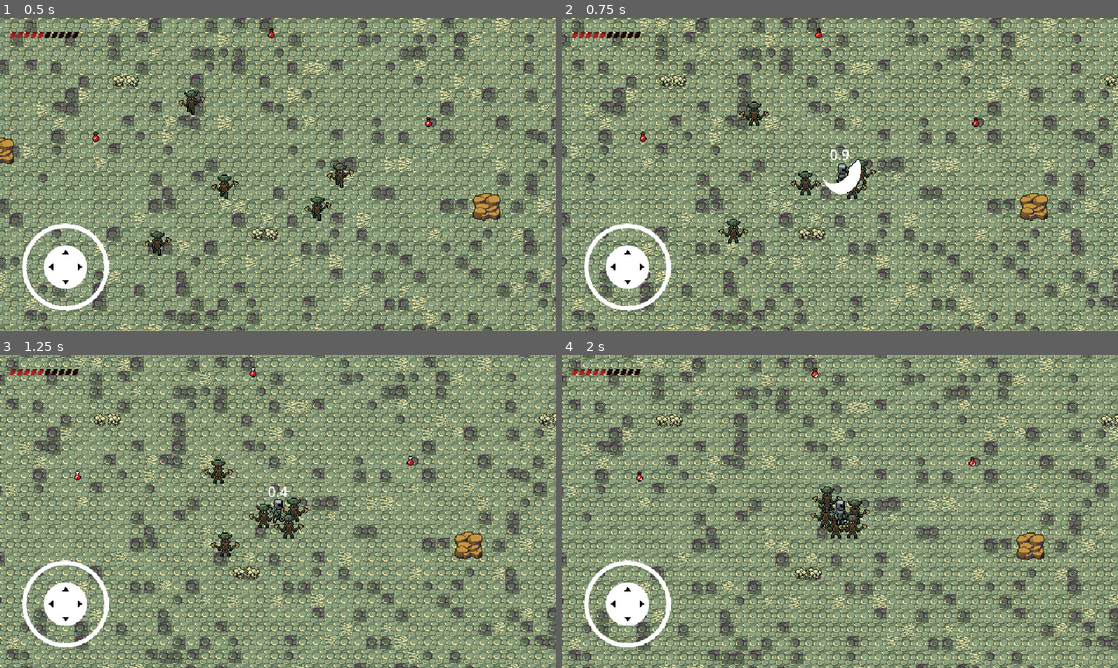
Above: before the commit, frames 1-4 (two rows, left to right).
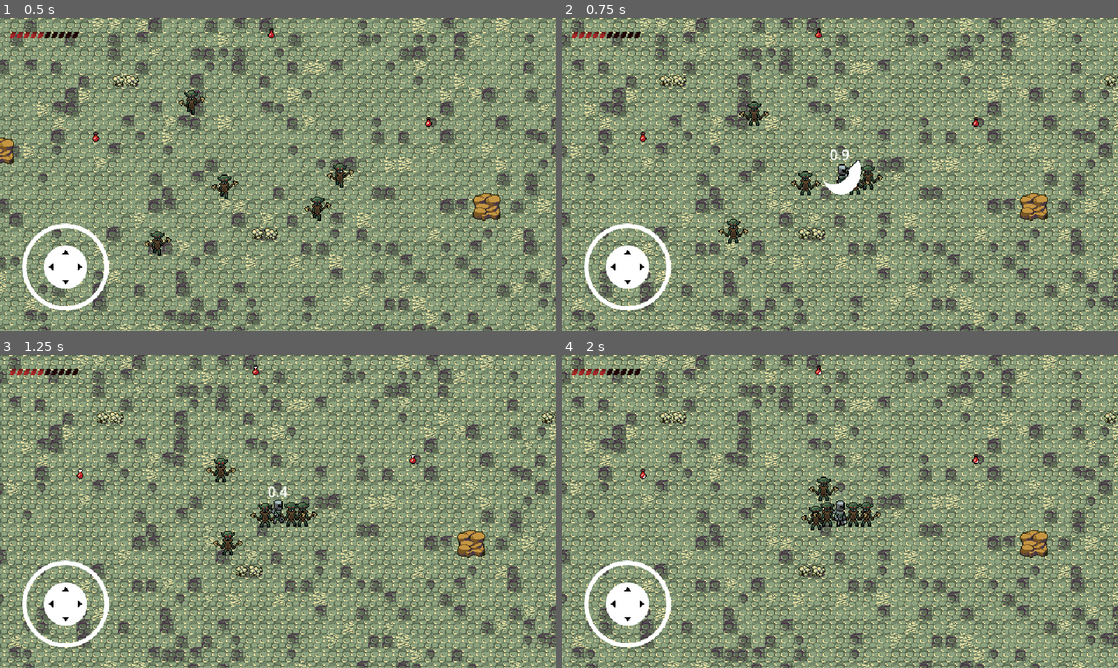
Above: after the commit, the same moments.

Repository: top-it-090304/OmskDev
Game: Godot game, scene res://scene/level/level.tscn
Two runs of this game, one before a commit and one after it. Both use one fixed random seed, a clock stepped at 60 frames per second and the inputs below.
Inputs (mouse positions are in pixels of both pictures, inside the frame that each line leads up to):
- Up to frame 1 (0.5 s): no input
- Up to frame 2 (0.75 s): move the mouse to (962, 158) at 0.52 s; hold D (move_right) from 0.53 s (still down); click (962, 158) at 0.6 s
- Up to frame 3 (1.25 s): keep holding D (move_right)
- Up to frame 4 (2 s): release D (move_right) at 1.25 s; drag from (728, 527) to (778, 473) at 1.27 s

Frame 1 is identical in both runs. In frame 2, 0.4% of the frame differs, in the area x 46-58%, y 45-58%; in frame 3, 65%, in the area x 0-100%, y 0-100%; in frame 4, 63%.

Commit message:
Изменен и улучшен способ атаки

Diff:
--- a/scene/abilities/atack_ability/atack_ability.gd
+++ /dev/null
@@ -1,6 +0,0 @@
-extends Node2D
-
-
-
-func _on_animated_sprite_2d_animation_finished() -> void:
-	queue_free()# Replace with function body.
--- a/scene/abilities/atack_ability/atack_ability.tscn
+++ b/scene/abilities/atack_ability/atack_ability.tscn
@@ -1,67 +1,51 @@
-[gd_scene load_steps=6 format=3 uid="uid://ciaqb58qc8irp"]
-
-[ext_resource type="Script" uid="uid://dotflj7aw6r6j" path="res://scene/abilities/atack_ability/atack_ability.gd" id="1_htxey"]
-
-[sub_resource type="AtlasTexture" id="AtlasTexture_sbvak"]
-region = Rect2(0, 0, 48, 48)
-
-[sub_resource type="AtlasTexture" id="AtlasTexture_wopu4"]
-region = Rect2(48, 0, 48, 48)
-
-[sub_resource type="SpriteFrames" id="SpriteFrames_jguwx"]
-animations = [{
-"frames": [{
-"duration": 0.3,
-"texture": SubResource("AtlasTexture_sbvak")
-}, {
-"duration": 0.3,
-"texture": SubResource("AtlasTexture_wopu4")
-}],
-"loop": false,
-"name": &"atack",
-"speed": 5.0
-}]
+[gd_scene load_steps=2 format=3 uid="uid://ciaqb58qc8irp"]
 
 [sub_resource type="CapsuleShape2D" id="CapsuleShape2D_2ej8v"]
-radius = 6.0
-height = 44.0
+radius = 1.0
+height = 28.0
 
 [node name="Atack_ability" type="Node2D"]
-script = ExtResource("1_htxey")
 
-[node name="AnimatedSprite2D" type="AnimatedSprite2D" parent="."]
-z_index = 1
-position = Vector2(2.38419e-07, -1.19209e-07)
-rotation = 0.633555
-sprite_frames = SubResource("SpriteFrames_jguwx")
-animation = &"atack"
-autoplay = "atack"
-frame = 1
-frame_progress = 1.0
-metadata/_aseprite_wizard_interface_config_ = {
-"layer_section": true,
-"pending_changes": {
-"embed_tex": true,
-"layers": [],
-"o_ex_p": "",
-"o_folder": "",
-"o_name": "",
-"only_visible": false,
-"scale": "1.0",
-"should_round_fps": true,
-"slice": "",
-"source": "",
-"source_uid": -1
-}
-}
-
-[node name="Area2D" type="Area2D" parent="."]
+[node name="Left" type="Area2D" parent="."]
 collision_layer = 4
 collision_mask = 0
 
-[node name="CollisionShape2D" type="CollisionShape2D" parent="Area2D"]
+[node name="CollisionShape2D" type="CollisionShape2D" parent="Left"]
 top_level = true
-position = Vector2(-10, 0)
+position = Vector2(-18, 0)
 shape = SubResource("CapsuleShape2D_2ej8v")
+disabled = true
 
-[connection signal="animation_finished" from="AnimatedSprite2D" to="." method="_on_animated_sprite_2d_animation_finished"]
+[node name="Right" type="Area2D" parent="."]
+collision_layer = 4
+collision_mask = 0
+
+[node name="CollisionShape2D" type="CollisionShape2D" parent="Right"]
+top_level = true
+position = Vector2(18, 0)
+shape = SubResource("CapsuleShape2D_2ej8v")
+disabled = true
+
+[node name="Top" type="Area2D" parent="."]
+collision_layer = 4
+collision_mask = 0
+
+[node name="CollisionShape2D" type="CollisionShape2D" parent="Top"]
+top_level = true
+position = Vector2(0, -20)
+rotation = 1.5708
+shape = SubResource("CapsuleShape2D_2ej8v")
+disabled = true
+
+[node name="Bot" type="Area2D" parent="."]
+collision_layer = 4
+collision_mask = 0
+
+[node name="CollisionShape2D" type="CollisionShape2D" parent="Bot"]
+top_level = true
+position = Vector2(0, 20)
+rotation = 1.5708
+shape = SubResource("CapsuleShape2D_2ej8v")
+disabled = true
+
+[connection signal="ready" from="." to="." method="_on_ready"]
--- a/scene/abilities/atack_ability/atack_spawn.gd
+++ b/scene/abilities/atack_ability/atack_spawn.gd
@@ -1,6 +1,6 @@
 extends Node2D
-@export var atack_ability: PackedScene
 
+@export var ability:Node
 var ready_for_animation=false
 var last_attack_time :=0
 var cooldown = 1000
@@ -23,12 +23,18 @@
 		last_attack_time = current_time
 		return true
 	return false
+
 func place_player():
+	var player=get_tree().get_first_node_in_group("player") as Node2D
+	match player.current_dir:
+		player.Dir.UP: ability.get_node("Top").get_node("CollisionShape2D").disabled = false
+		player.Dir.DOWN:ability.get_node("Bot").get_node("CollisionShape2D").disabled = false
+		player.Dir.LEFT: ability.get_node("Left").get_node("CollisionShape2D").disabled = false
+		player.Dir.RIGHT: ability.get_node("Right").get_node("CollisionShape2D").disabled = false
 
-	var player=get_tree().get_first_node_in_group("player") as Node2D
-	if player == null:
-		return
-	var attack_inst = atack_ability.instantiate() as Node2D
-	player.add_child(attack_inst)
-	attack_inst.global_position=player.global_position
 	ready_for_animation=true
+	await get_tree().create_timer(0.05).timeout
+	ability.get_node("Top").get_node("CollisionShape2D").disabled = true
+	ability.get_node("Bot").get_node("CollisionShape2D").disabled = true
+	ability.get_node("Left").get_node("CollisionShape2D").disabled = true
+	ability.get_node("Right").get_node("CollisionShape2D").disabled = true
--- a/scene/abilities/atack_ability/atack_spawn.tscn
+++ b/scene/abilities/atack_ability/atack_spawn.tscn
@@ -1,11 +1,9 @@
-[gd_scene load_steps=3 format=3 uid="uid://qrbrq7ydk14j"]
+[gd_scene load_steps=2 format=3 uid="uid://qrbrq7ydk14j"]
 
 [ext_resource type="Script" uid="uid://ba787vlppb0fx" path="res://scene/abilities/atack_ability/atack_spawn.gd" id="1_hcgff"]
-[ext_resource type="PackedScene" uid="uid://ciaqb58qc8irp" path="res://scene/abilities/atack_ability/atack_ability.tscn" id="2_vdynj"]
 
 [node name="atack_spawn" type="Node2D"]
 texture_repeat = 1
 script = ExtResource("1_hcgff")
-atack_ability = ExtResource("2_vdynj")
 
 [node name="Timer" type="Timer" parent="."]
--- a/scene/game_objects/enemy/goblin_axe/enemy(goblin_axe).tscn
+++ b/scene/game_objects/enemy/goblin_axe/enemy(goblin_axe).tscn
@@ -90,12 +90,11 @@
 "speed": 5.0
 }]
 
-[sub_resource type="CapsuleShape2D" id="CapsuleShape2D_6027f"]
-radius = 9.0
-height = 18.0
+[sub_resource type="CapsuleShape2D" id="CapsuleShape2D_1o7dk"]
+radius = 7.0
 
-[sub_resource type="CircleShape2D" id="CircleShape2D_q3hyu"]
-radius = 16.0312
+[sub_resource type="CapsuleShape2D" id="CapsuleShape2D_gg0d6"]
+radius = 7.0
 
 [node name="enemy(goblin_axe)" type="CharacterBody2D"]
 script = ExtResource("1_2xi4h")
@@ -108,8 +107,8 @@
 autoplay = "runDown"
 
 [node name="CollisionShape2D" type="CollisionShape2D" parent="."]
-position = Vector2(16, 13)
-shape = SubResource("CapsuleShape2D_6027f")
+position = Vector2(16, 5)
+shape = SubResource("CapsuleShape2D_1o7dk")
 
 [node name="Area2D" type="Area2D" parent="."]
 collision_layer = 0
@@ -117,7 +116,7 @@
 
 [node name="CollisionShape2D" type="CollisionShape2D" parent="Area2D"]
 position = Vector2(16, 5)
-shape = SubResource("CircleShape2D_q3hyu")
+shape = SubResource("CapsuleShape2D_gg0d6")
 debug_color = Color(1, 0.148545, 0.269002, 0.42)
 
 [connection signal="area_entered" from="Area2D" to="." method="_on_area_2d_area_entered"]
--- a/scene/game_objects/player/player.gd
+++ b/scene/game_objects/player/player.gd
@@ -69,6 +69,8 @@
 		Dir.LEFT: anim.play("attack_left")
 		Dir.RIGHT: anim.play("attack_right")
 	await anim.animation_finished
+
+
 	atack_spawn.ready_for_animation=false
 	can_move = true
 func take_damage(amount: int):
--- a/scene/game_objects/player/player.tscn
+++ b/scene/game_objects/player/player.tscn
@@ -17,9 +17,10 @@
 [ext_resource type="Texture2D" uid="uid://pagggpic45vn" path="res://sprites/player/Health/Health_progressbar_sprite_under.png" id="15_p0vsu"]
 [ext_resource type="Texture2D" uid="uid://dxdn8h61vtnv5" path="res://sprites/player/Health/Health_progressbar_sprite_progress.png" id="16_lfjyr"]
 [ext_resource type="Script" uid="uid://bxelbrdtxv7u6" path="res://scene/game_objects/player/health.gd" id="17_amje0"]
-
-[sub_resource type="CircleShape2D" id="CircleShape2D_p0vsu"]
-radius = 13.0
+[ext_resource type="PackedScene" uid="uid://ciaqb58qc8irp" path="res://scene/abilities/atack_ability/atack_ability.tscn" id="18_lfjyr"]
+
+[sub_resource type="CapsuleShape2D" id="CapsuleShape2D_lfjyr"]
+height = 26.0
 
 [sub_resource type="RectangleShape2D" id="RectangleShape2D_lrjex"]
 size = Vector2(16, 13)
@@ -637,29 +638,34 @@
 player = NodePath("..")
 
 [node name="Area2D" type="Area2D" parent="."]
+position = Vector2(0, -11)
 collision_layer = 8
 collision_mask = 0
 
 [node name="CollisionShape2D" type="CollisionShape2D" parent="Area2D"]
-position = Vector2(0, 11)
-shape = SubResource("CircleShape2D_p0vsu")
+position = Vector2(0, 12)
+shape = SubResource("CapsuleShape2D_lfjyr")
 debug_color = Color(0.290712, 0.629766, 0, 0.42)
 
 [node name="MobileController" parent="." instance=ExtResource("2_1tyhs")]
 
 [node name="ability_manager" type="Node" parent="."]
 
-[node name="atack_spawn" parent="ability_manager" instance=ExtResource("2_lrjex")]
+[node name="atack_spawn" parent="ability_manager" node_paths=PackedStringArray("ability") instance=ExtResource("2_lrjex")]
+ability = NodePath("../../Atack_ability")
 
 [node name="CollisionShape2D" type="CollisionShape2D" parent="."]
-position = Vector2(0, 11)
+position = Vector2(0, 8)
 shape = SubResource("RectangleShape2D_lrjex")
 
 [node name="AnimatedSprite2D" type="AnimatedSprite2D" parent="."]
 z_index = 2
-position = Vector2(0, -1)
 sprite_frames = SubResource("SpriteFrames_uvqrg")
 animation = &"attack_down"
 autoplay = "idle_down"
+frame = 5
+frame_progress = 1.0
 
 [node name="Camera2D" type="Camera2D" parent="."]
+
+[node name="Atack_ability" parent="." instance=ExtResource("18_lfjyr")]
--- a/scene/level/level.tscn
+++ b/scene/level/level.tscn
@@ -13110,12 +13110,12 @@
 [node name="Level" type="Node"]
 
 [node name="Player" parent="." instance=ExtResource("2_5lpb7")]
-z_index = 3
 position = Vector2(288, 123)
 motion_mode = 1
 up_direction = Vector2(0, 1)
 
 [node name="Layer2" type="TileMapLayer" parent="."]
+z_index = 2
 position = Vector2(64, 9.53674e-07)
 scale = Vector2(1.05439, 0.993653)
 tile_map_data = PackedByteArray("AADv//P/AQAAAA4AAADv//L/AQAAAA0AAADv//T/AQAAAA8AAADw//L/AQABAA0AAADw//P/AQABAA4AAADw// …(17472 unchanged characters)…
@@ -13141,30 +13141,31 @@
 position = Vector2(404, 121)
 
 [node name="enemy(goblin_axe)5" parent="." instance=ExtResource("5_plauu")]
+z_index = 2
 position = Vector2(360, 214)
 
-[node name="CanvasLayer" parent="." instance=ExtResource("5_dcgxc")]
+[node name="cooldown" parent="." instance=ExtResource("5_dcgxc")]
 
 [node name="Layer1" type="TileMapLayer" parent="."]
-z_index = 3
+z_index = 1
 tile_map_data = PackedByteArray("AAD3//j/AQALAAAAAAD3//n/AQALAAEAAAD4//j/AQAMAAAAAAD4//n/AQAMAAEAAAAcAPj/AQALAAAAAAAcAP …(1072 unchanged characters)…
 tile_set = SubResource("TileSet_yrl12")
 
 [node name="Layer4" type="TileMapLayer" parent="."]
-z_index = 3
+z_index = 4
 position = Vector2(8, 0)
 tile_set = SubResource("TileSet_cqsgc")
 
 [node name="collision" type="StaticBody2D" parent="."]
 
 [node name="heal_potion" parent="." instance=ExtResource("10_cqsgc")]
-z_index = 5
+z_index = 1
 position = Vector2(78, 79)
 
 [node name="heal_potion2" parent="." instance=ExtResource("10_cqsgc")]
-z_index = 5
+z_index = 1
 position = Vector2(280, -40)
 
 [node name="heal_potion3" parent="." instance=ExtResource("10_cqsgc")]
-z_index = 5
+z_index = 1
 position = Vector2(461, 62)
Not shown, removed: scene/abilities/atack_ability/atack_ability.gd.uid
Not shown: 1 places in scene/game_objects/player/player.tscn that only renumber resources
